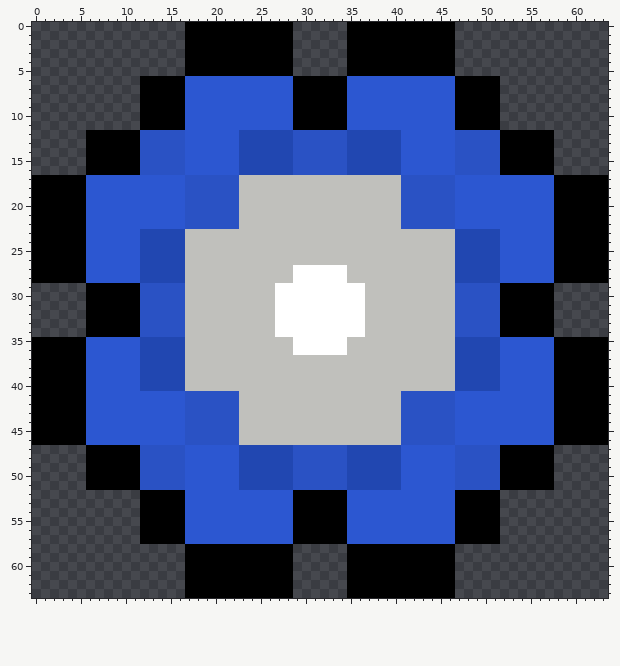
Pixel-art sprite, stored at res/images/flowers/3.png. Above, as it was before the edit.
The file is 64x64 pixels.
The result:
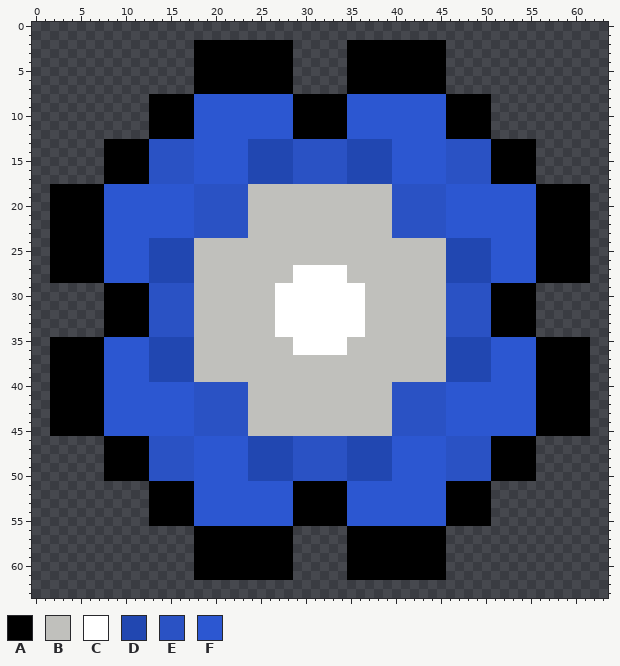
Palette (. is transparent): A #000000  B #c0c0bc  C #ffffff  D #2147b1  E #2a52c4  F #2c57d1
Diff:
Colour E becomes colour A in row 12 at x 13 to 16, 29 to 34 and 47 to 50; in rows 13 to 16 at x 12 and 51; in rows 29 to 34 at x 12 and 51; in rows 47 to 50 at x 12 and 51; in row 51 at x 13 to 16, 29 to 34 and 47 to 50.
Colour F becomes colour A in rows 6 to 7 at x 18 to 28 and 35 to 45; in rows 8 to 12 at x 17 and 46; in row 17 at x 8 to 12 and 51 to 55; in rows 18 to 28 at x 6 to 7 and 56 to 57; in rows 35 to 45 at x 6 to 7 and 56 to 57; in row 46 at x 8 to 12 and 51 to 55.
Colour F becomes colour A in rows 51 to 55 at x 17 and 46; in rows 56 to 57 at x 18 to 28 and 35 to 45.
Colour B becomes colour D in row 17 at x 24 to 28 and 35 to 39; in rows 24 to 28 at x 17 and 46; in rows 35 to 39 at x 17 and 46; in row 46 at x 24 to 28 and 35 to 39.
Colour B becomes colour E in row 17 at x 29 to 34; in rows 18 to 22 at x 23 and 40; in row 23 at x 18 to 23 and 40 to 45; in rows 29 to 34 at x 17 and 46; in row 40 at x 18 to 23 and 40 to 45; in rows 41 to 45 at x 23 and 40.
Colour B becomes colour E in row 46 at x 29 to 34.
Colour F becomes colour E in rows 13 to 16 at x 17 and 46; in row 17 at x 13 to 16 and 47 to 50; in row 46 at x 13 to 16 and 47 to 50; in rows 47 to 50 at x 17 and 46.
Colour B becomes colour F in row 17 at x 23 and 40; in row 23 at x 17 and 46; in row 40 at x 17 and 46; in row 46 at x 23 and 40.
Colour D becomes colour F in row 12 at x 23 to 28 and 35 to 40; in rows 13 to 16 at x 23 and 40; in row 23 at x 12 to 16 and 47 to 51; in rows 24 to 28 at x 12 and 51; in rows 35 to 39 at x 12 and 51; in row 40 at x 12 to 16 and 47 to 51.
Colour D becomes colour F in rows 47 to 50 at x 23 and 40; in row 51 at x 23 to 28 and 35 to 40.
Colour E becomes colour F in row 17 at x 18 to 22 and 41 to 45; in rows 18 to 22 at x 17 and 46; in rows 41 to 45 at x 17 and 46; in row 46 at x 18 to 22 and 41 to 45.
Colour A is removed in rows 0 to 1 at x 17 to 28 and 35 to 46; in rows 2 to 5 at x 17 and 46; in rows 6 to 7 at x 12 to 16, 29 to 34 and 47 to 51; in rows 8 to 11 at x 12 and 51; in row 12 at x 6 to 11 and 52 to 57; in rows 13 to 16 at x 6 to 7 and 56 to 57.
Colour A is removed in row 17 at x 0 to 5 and 58 to 63; in rows 18 to 28 at x 0 to 1 and 62 to 63; in rows 29 to 34 at x 6 to 7 and 56 to 57; in rows 35 to 45 at x 0 to 1 and 62 to 63; in row 46 at x 0 to 5 and 58 to 63; in rows 47 to 50 at x 6 to 7 and 56 to 57.
Colour A is removed in row 51 at x 6 to 11 and 52 to 57; in rows 52 to 55 at x 12 and 51; in rows 56 to 57 at x 12 to 16, 29 to 34 and 47 to 51; in rows 58 to 61 at x 17 and 46; in rows 62 to 63 at x 17 to 28 and 35 to 46.
Colour E is removed in row 12 at x 12 and 51; in row 51 at x 12 and 51.
Colour F is removed in rows 6 to 7 at x 17 and 46; in row 17 at x 6 to 7 and 56 to 57; in row 46 at x 6 to 7 and 56 to 57; in rows 56 to 57 at x 17 and 46.
